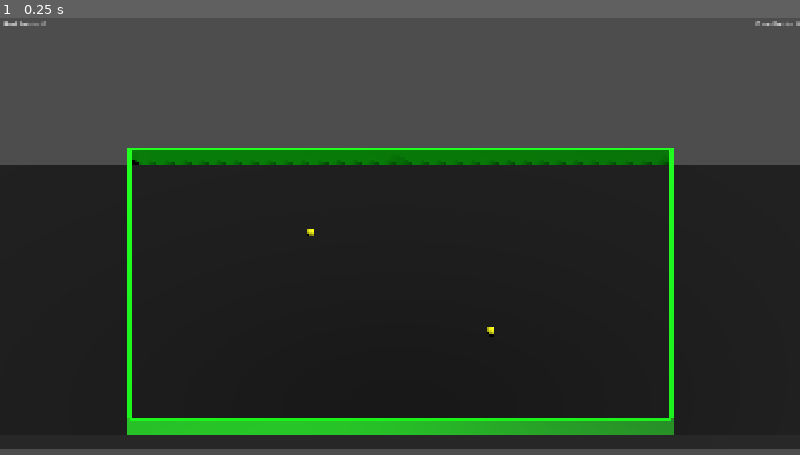
Above: before the commit, frame 1.
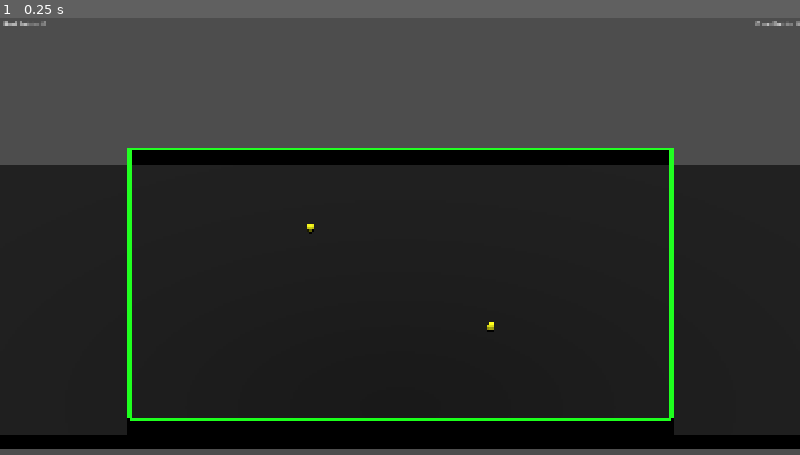
Above: after the commit, the same moment.

Repository: doubledsuarez/FoodBall
Game: Godot game, scene res://game.tscn
Two runs of this game, one before a commit and one after it. Both use one fixed random seed, a clock stepped at 60 frames per second and the inputs below.
Inputs:
- Up to frame 1 (0.25 s): no input

The runs differ from the first frame. In frame 1, 7.7% of the frame differs, in the area x 0-100%, y 30-99%.

Commit message:
food throws in an arc with gravity now
also moved everything from game to a separate cafeteria scene under levels and updated name to foodball

Diff:
--- a/entities/food/food.gd
+++ b/entities/food/food.gd
@@ -11,18 +11,35 @@
 var inAction: bool = false
 
 func _ready():
-	# Connect the body_entered signal if not already connected in the editor
-	area.body_entered.connect(_on_body_entered)
+	gravity_scale = 0.0
 
-func _on_body_entered(body: Node3D) -> void:
+func _physics_process(delta: float) -> void:
 	pass
 
 func throw(direction: Vector3) -> void:
 	isEquipped = false
 	inAction = true
 
-	# Apply an impulse to the RigidBody3D to throw it
-	apply_impulse(Vector3(0, 1, 0), direction * throw_force)
+	gravity_scale = 1.0
+
+	# Debug prints
+	print("Throwing food with direction: ", direction)
+	print("Gravity scale: ", gravity_scale)
+	print("Mass: ", mass)
+	print("Freeze mode: ", freeze_mode)
+
+	# Create a more realistic throw with upward arc
+	var throw_direction = direction.normalized()
+	var upward_force = Vector3(0, 0.5, 0)  # Add upward component for arc
+	var final_force = (throw_direction + upward_force) * throw_force
+
+	print("Final force being applied: ", final_force)
+
+	# Apply the impulse to create projectile motion
+	apply_central_impulse(final_force)
+
+	# Additional debug - check velocity after impulse
+	print("Linear velocity after impulse: ", linear_velocity)
 
 func eat() -> void:
 	isEquipped = false
@@ -30,24 +47,26 @@
 
 
 func _on_area_3d_body_entered(body: Node3D) -> void:
-		var coll = body
-		var opp: String
-		if coll is CharacterBody3D and inAction == true:
-			opp = PlayerManager.get_player_data(coll.player, "team")
-			if opp == "red" and team == "blue":
-				queue_free()
-				g.blue_points += 1
-			elif opp == "blue" and team == "red":
-				queue_free()
-				g.red_points += 1
-		elif coll is CharacterBody3D and inAction == false and body.hasFood == false:
+	match [body.name, inAction]:
+		["Player", true]:
+			var opp = PlayerManager.get_player_data(body.player, "team")
+			match [opp, team]:
+				["red", "blue"]:
+					queue_free()
+					g.blue_points += 1
+				["blue", "red"]:
+					queue_free()
+					g.red_points += 1
+		["Player", false]:
 			body.add_child(foodInstance)
 			body.hasFood = true
 			body.equipped = foodInstance
 			foodInstance.human = body
 			foodInstance.team = PlayerManager.get_player_data(body.player, "team")
-			foodInstance.position = Vector3(1, 0, 1)
+			#foodInstance.position = Vector3(0, 0.5, 1)
+			foodInstance.position = body.global_transform.basis.z + Vector3(0, .5, 1)
 			foodInstance.isEquipped = true
+			foodInstance.gravity_scale = 0
 			queue_free()
-		elif coll is StaticBody3D and coll.name.match("Wall*") and inAction == true:
+		["Ground", true]:
 			queue_free()
--- a/entities/player/player.gd
+++ b/entities/player/player.gd
@@ -56,7 +56,7 @@
 	var collision_count = move_and_slide()
 
 	if input.is_action_just_pressed("throw"):
-		var forward_direction = -global_transform.basis.z
+		var forward_direction = global_transform.basis.z
 		if hasFood == true:
 			equipped.throw(forward_direction)
 			equipped.reparent(get_parent())
@@ -84,6 +84,7 @@
 
 
 func setDefaults() -> void:
+	powerup_active = false
 	speed = 14
 
 func assignColor(team: String) -> void:
--- a/game.gd
+++ b/game.gd
@@ -1,19 +1,19 @@
 extends Node
 
 #@onready var player_scene : PackedScene = preload("res://entities/player/player.tscn")
+@onready var cafe_scene : PackedScene = preload("res://levels/cafeteria/cafeteria.tscn")
 
 # map from player integer to the player node
 var player_nodes = {}
 
 func _ready():
+	add_child(cafe_scene.instantiate())
 	PlayerManager.player_joined.connect(spawn_player)
 	PlayerManager.player_left.connect(delete_player)
 
 func _process(_delta):
 	PlayerManager.handle_join_input()
 
-	$"Red Points".text = "Red Points: %s" % (g.red_points)
-	$"Blue Points".text = "Blue Points: %s" % (g.blue_points)
 
 func spawn_player(player: int):
 	# create the player node
--- a/game.tscn
+++ b/game.tscn
@@ -1,75 +1,6 @@
-[gd_scene load_steps=8 format=3 uid="uid://c4ejbhsvcm1fe"]
+[gd_scene load_steps=2 format=3 uid="uid://c4ejbhsvcm1fe"]
 
 [ext_resource type="Script" uid="uid://dj2bbrrv1b72b" path="res://game.gd" id="1_feb5d"]
-[ext_resource type="PackedScene" uid="uid://cn8n0j2de43v4" path="res://entities/food/food.tscn" id="2_e2o6t"]
-[ext_resource type="PackedScene" uid="uid://d2tp6os6xeghj" path="res://entities/furniture/net.tscn" id="4_fc0e3"]
-[ext_resource type="PackedScene" uid="uid://dfuyuck0xgnya" path="res://entities/furniture/wall.tscn" id="5_7jktm"]
-
-[sub_resource type="BoxShape3D" id="BoxShape3D_mwb40"]
-size = Vector3(60, 1, 30)
-
-[sub_resource type="StandardMaterial3D" id="StandardMaterial3D_80nbo"]
-albedo_color = Color(0, 0, 0, 1)
-
-[sub_resource type="BoxMesh" id="BoxMesh_mwb40"]
-size = Vector3(60, 1, 30)
 
 [node name="Game" type="Node"]
 script = ExtResource("1_feb5d")
-
-[node name="Ground" type="StaticBody3D" parent="."]
-transform = Transform3D(1, 0, 0, 0, 1, 0, 0, 0, 1, 0, -1, 0)
-
-[node name="CollisionShape3D" type="CollisionShape3D" parent="Ground"]
-shape = SubResource("BoxShape3D_mwb40")
-
-[node name="MeshInstance3D" type="MeshInstance3D" parent="Ground"]
-material_override = SubResource("StandardMaterial3D_80nbo")
-mesh = SubResource("BoxMesh_mwb40")
-
-[node name="DirectionalLight3D" type="DirectionalLight3D" parent="."]
-transform = Transform3D(-0.258819, 0.836516, 0.482963, -4.37114e-08, -0.5, 0.866025, 0.965926, 0.224144, 0.12941, 0, 10, -12)
-shadow_enabled = true
-
-[node name="CameraPivot" type="Node3D" parent="."]
-transform = Transform3D(1, 0, 0, 0, 0.866025, 0.5, 0, -0.5, 0.866026, 0, 10, 12)
-
-[node name="Camera3D" type="Camera3D" parent="CameraPivot"]
-projection = 1
-current = true
-size = 25.0
-
-[node name="Food" parent="." instance=ExtResource("2_e2o6t")]
-transform = Transform3D(1, 0, 0, 0, 1, 0, 0, 0, 1, 5, 0, 4)
-
-[node name="Food2" parent="." instance=ExtResource("2_e2o6t")]
-transform = Transform3D(1, 0, 0, 0, 1, 0, 0, 0, 1, -5, 0, -7)
-
-[node name="Net" parent="." instance=ExtResource("4_fc0e3")]
-
-[node name="Walls" type="Node3D" parent="."]
-
-[node name="Wall" parent="Walls" instance=ExtResource("5_7jktm")]
-transform = Transform3D(1, 0, 0, 0, 1, 0, 0, 0, 1, -15, 0, 0)
-
-[node name="Wall2" parent="Walls" instance=ExtResource("5_7jktm")]
-transform = Transform3D(1, 0, 0, 0, 1, 0, 0, 0, 1, 15, 0, 0)
-
-[node name="Wall3" parent="Walls" instance=ExtResource("5_7jktm")]
-transform = Transform3D(-4.37114e-08, 0, 1, 0, 1, 0, -1, 0, -4.37114e-08, 0, 0, -15)
-
-[node name="Wall4" parent="Walls" instance=ExtResource("5_7jktm")]
-transform = Transform3D(-4.37114e-08, 0, 1, 0, 1, 0, -1, 0, -4.37114e-08, 0, 0, 15)
-
-[node name="Red Points" type="Label" parent="."]
-offset_left = 8.0
-offset_right = 230.0
-offset_bottom = 24.0
-text = "Lorem"
-
-[node name="Blue Points" type="Label" parent="."]
-offset_left = 1696.0
-offset_right = 1918.0
-offset_bottom = 24.0
-text = "Ipsum"
-horizontal_alignment = 2
--- /dev/null
+++ b/levels/cafeteria/cafeteria.gd
@@ -0,0 +1,12 @@
+extends Node3D
+
+
+# Called when the node enters the scene tree for the first time.
+func _ready() -> void:
+	pass # Replace with function body.
+
+
+# Called every frame. 'delta' is the elapsed time since the previous frame.
+func _process(delta: float) -> void:
+	$"Red Points".text = "Red Points: %s" % (g.red_points)
+	$"Blue Points".text = "Blue Points: %s" % (g.blue_points)
--- /dev/null
+++ b/levels/cafeteria/cafeteria.tscn
@@ -0,0 +1,75 @@
+[gd_scene load_steps=8 format=3 uid="uid://d4a0i5l1sb4bw"]
+
+[ext_resource type="PackedScene" uid="uid://cn8n0j2de43v4" path="res://entities/food/food.tscn" id="1_8cnld"]
+[ext_resource type="Script" uid="uid://da08bwmmr7m52" path="res://levels/cafeteria/cafeteria.gd" id="1_ogs0t"]
+[ext_resource type="PackedScene" uid="uid://d2tp6os6xeghj" path="res://entities/furniture/net.tscn" id="2_ogs0t"]
+[ext_resource type="PackedScene" uid="uid://dfuyuck0xgnya" path="res://entities/furniture/wall.tscn" id="3_fycxm"]
+
+[sub_resource type="BoxShape3D" id="BoxShape3D_oqph1"]
+size = Vector3(60, 1, 30)
+
+[sub_resource type="StandardMaterial3D" id="StandardMaterial3D_jbq2m"]
+albedo_color = Color(0, 0, 0, 1)
+
+[sub_resource type="BoxMesh" id="BoxMesh_obwsy"]
+size = Vector3(60, 1, 30)
+
+[node name="Cafeteria" type="Node3D"]
+script = ExtResource("1_ogs0t")
+
+[node name="Ground" type="StaticBody3D" parent="."]
+transform = Transform3D(1, 0, 0, 0, 1, 0, 0, 0, 1, 0, -1, 0)
+
+[node name="CollisionShape3D" type="CollisionShape3D" parent="Ground"]
+shape = SubResource("BoxShape3D_oqph1")
+
+[node name="MeshInstance3D" type="MeshInstance3D" parent="Ground"]
+material_override = SubResource("StandardMaterial3D_jbq2m")
+mesh = SubResource("BoxMesh_obwsy")
+
+[node name="DirectionalLight3D" type="DirectionalLight3D" parent="."]
+transform = Transform3D(1, 0, 0, 0, -4.37114e-08, 1, 0, -1, -4.37114e-08, 0, 10, 0)
+shadow_enabled = true
+
+[node name="CameraPivot" type="Node3D" parent="."]
+transform = Transform3D(1, 0, 0, 0, 0.866025, 0.5, 0, -0.5, 0.866026, 0, 10, 12)
+
+[node name="Camera3D" type="Camera3D" parent="CameraPivot"]
+projection = 1
+current = true
+size = 25.0
+
+[node name="Food" parent="." instance=ExtResource("1_8cnld")]
+transform = Transform3D(1, 0, 0, 0, 1, 0, 0, 0, 1, 5, 0, 4)
+
+[node name="Food2" parent="." instance=ExtResource("1_8cnld")]
+transform = Transform3D(1, 0, 0, 0, 1, 0, 0, 0, 1, -5, 0, -7)
+
+[node name="Net" parent="." instance=ExtResource("2_ogs0t")]
+
+[node name="Walls" type="Node3D" parent="."]
+
+[node name="Wall" parent="Walls" instance=ExtResource("3_fycxm")]
+transform = Transform3D(1, 0, 0, 0, 1, 0, 0, 0, 1, -15, 0, 0)
+
+[node name="Wall2" parent="Walls" instance=ExtResource("3_fycxm")]
+transform = Transform3D(1, 0, 0, 0, 1, 0, 0, 0, 1, 15, 0, 0)
+
+[node name="Wall3" parent="Walls" instance=ExtResource("3_fycxm")]
+transform = Transform3D(-4.37114e-08, 0, 1, 0, 1, 0, -1, 0, -4.37114e-08, 0, 0, -15)
+
+[node name="Wall4" parent="Walls" instance=ExtResource("3_fycxm")]
+transform = Transform3D(-4.37114e-08, 0, 1, 0, 1, 0, -1, 0, -4.37114e-08, 0, 0, 15)
+
+[node name="Red Points" type="Label" parent="."]
+offset_left = 8.0
+offset_right = 230.0
+offset_bottom = 24.0
+text = "Lorem"
+
+[node name="Blue Points" type="Label" parent="."]
+offset_left = 1696.0
+offset_right = 1918.0
+offset_bottom = 24.0
+text = "Ipsum"
+horizontal_alignment = 2
--- a/project.godot
+++ b/project.godot
@@ -10,7 +10,7 @@
 
 [application]
 
-config/name="Food Fight"
+config/name="FoodBall"
 run/main_scene="uid://c4ejbhsvcm1fe"
 config/features=PackedStringArray("4.4", "Forward Plus")
 config/icon="res://ui/icon.svg"
Not shown, added: levels/cafeteria/cafeteria.gd.uid
Not shown, changed: .gitignore
